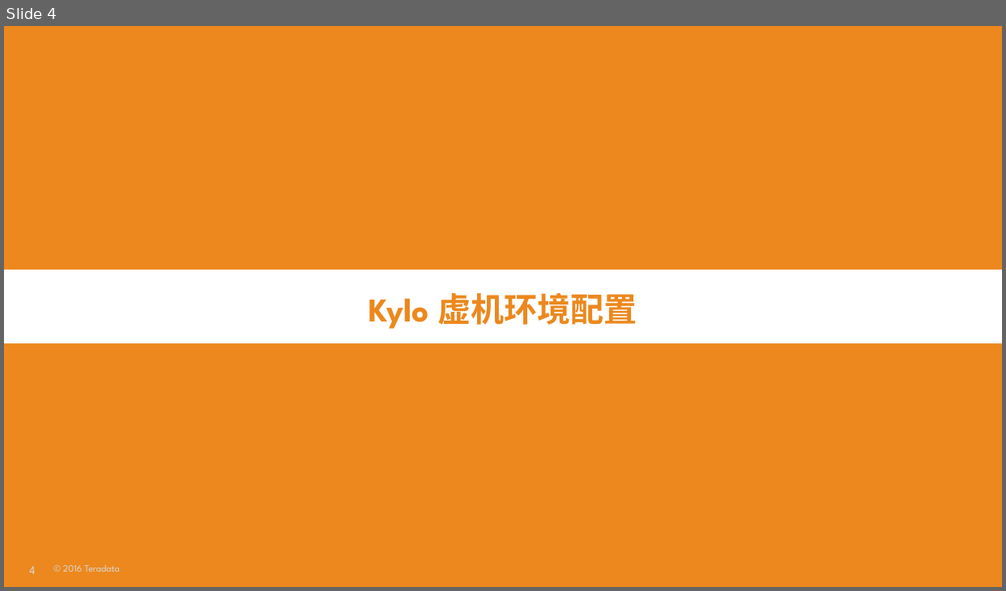
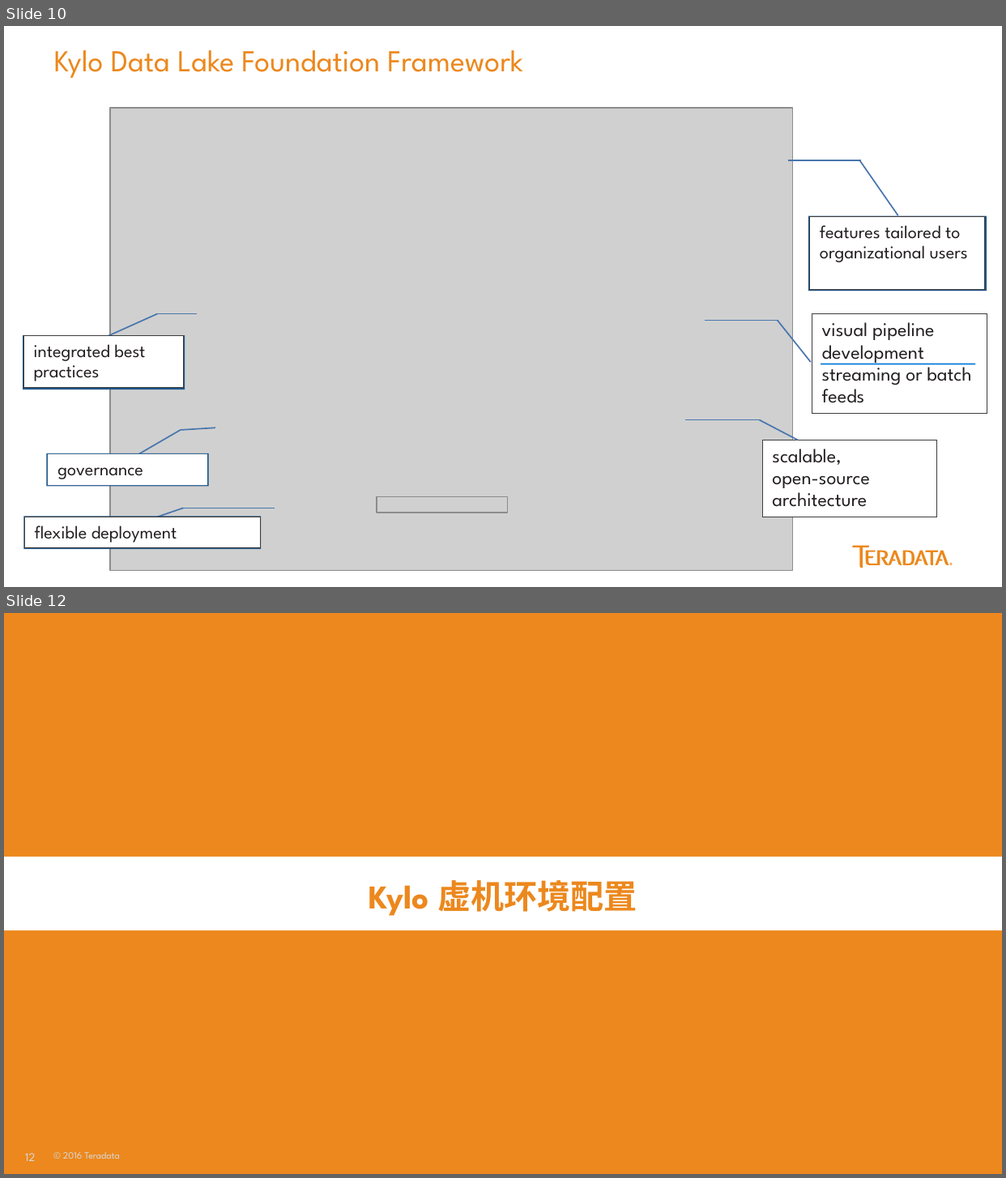
Before and after one commit to yaoran2000/MyTeradata, a slide deck: slides/Kylo配置与使用.pptx. Shown one above the other, each under a label of ours: slide 4 before the commit, slides 10 and 12 after it; the slides between them are not shown. The pictures are 1006x591 and 1006x1178 pixels, drawn with LibreOffice and Linux fonts; fonts in the diff are those of the drawing; grey boxes stand for pictures. Boxes give left, top, right and bottom in pixels: in the first picture for what was removed or moved away, otherwise in the second. Text is boxed around its words. In the diff, an @@ line names an element or a change of style, - is before the commit and + after.

Commit message:
Kylo update

```diff
--- a/slides/Kylo配置与使用.pptx
+++ b/slides/Kylo配置与使用.pptx
@@ slide 10 added at <box>4,26,1002,587</box>, background #FFFFFF @@
@@ text added at <box>54,50,523,78</box>, 22 pt, text #EC881D @@
+Kylo Data Lake Foundation Framework
@@ picture added at <box>110,108,792,571</box> @@
@@ line added from (861, 160) to (788, 160), #4876AD 1 pt @@
@@ line added from (898, 216) to (860, 160), #4876AD 1 pt @@
@@ rectangle added at <box>808,216,987,290</box>, fill #1F5689 @@
@@ rectangle added at <box>810,216,985,289</box>, fill #FFFFFF, outline #3C3C3B 0.75 pt, 13 pt, text #231F20 @@
+features tailored to organizational users
@@ line added from (108, 336) to (158, 314), #4876AD 1 pt @@
@@ line added from (197, 314) to (158, 314), #4876AD 1 pt @@
@@ rectangle added at <box>812,314,987,414</box>, fill #FFFFFF, outline #3C3C3B 0.75 pt, 14 pt, text #231F20 @@
+visual pipeline development
+streaming or batch feeds
@@ rectangle added at <box>23,335,185,389</box>, fill #1F5689 @@
@@ rectangle added at <box>24,336,184,388</box>, fill #FFFFFF, outline #3C3C3B 0.75 pt, 13 pt, text #231F20 @@
+integrated best practices
@@ line added from (778, 320) to (705, 320), #4876AD 1 pt @@
@@ line added from (810, 362) to (778, 320), #4876AD 1 pt @@
@@ line added from (820, 365) to (975, 365), #0079DB 1 pt @@
@@ line added from (130, 459) to (181, 430), #4876AD 1 pt @@
@@ line added from (215, 428) to (181, 430), #4876AD 1 pt @@
@@ line added from (761, 420) to (684, 420), #4876AD 1 pt @@
@@ line added from (797, 440) to (760, 420), #4876AD 1 pt @@
@@ rectangle added at <box>47,453,209,486</box>, fill #1F5689 @@
@@ rectangle added at <box>48,454,207,485</box>, fill #FFFFFF, 13 pt, text #231F20 @@
+governance
@@ rectangle added at <box>762,440,937,517</box>, fill #FFFFFF, outline #3C3C3B 0.75 pt, 14 pt, text #231F20 @@
+scalable,
+open-source architecture
@@ line added from (143, 522) to (184, 508), #4876AD 1 pt @@
@@ line added from (275, 508) to (184, 508), #4876AD 1 pt @@
@@ picture added at <box>377,497,507,513</box> @@
@@ rectangle added at <box>24,516,261,549</box>, fill #1F5689 @@
@@ rectangle added at <box>25,517,261,548</box>, fill #FFFFFF, outline #3C3C3B 0.75 pt, 13 pt, text #231F20 @@
+flexible deployment
@@ rectangle added at <box>15,560,41,579</box>, fill #FFFFFF @@
@@ freeform shape added at <box>852,546,949,568</box>, fill #EC881D @@
@@ freeform shape added at <box>950,563,952,566</box>, fill #EC881D @@
@@ what was slide 4 is now slide 12 @@
@@ page number at <box>25,1153,35,1161</box>: text changed @@
-4
+12
```
Also in this commit, not shown: 4 slides changed, 12 other slides added, 2 slides removed, 3 other files.
